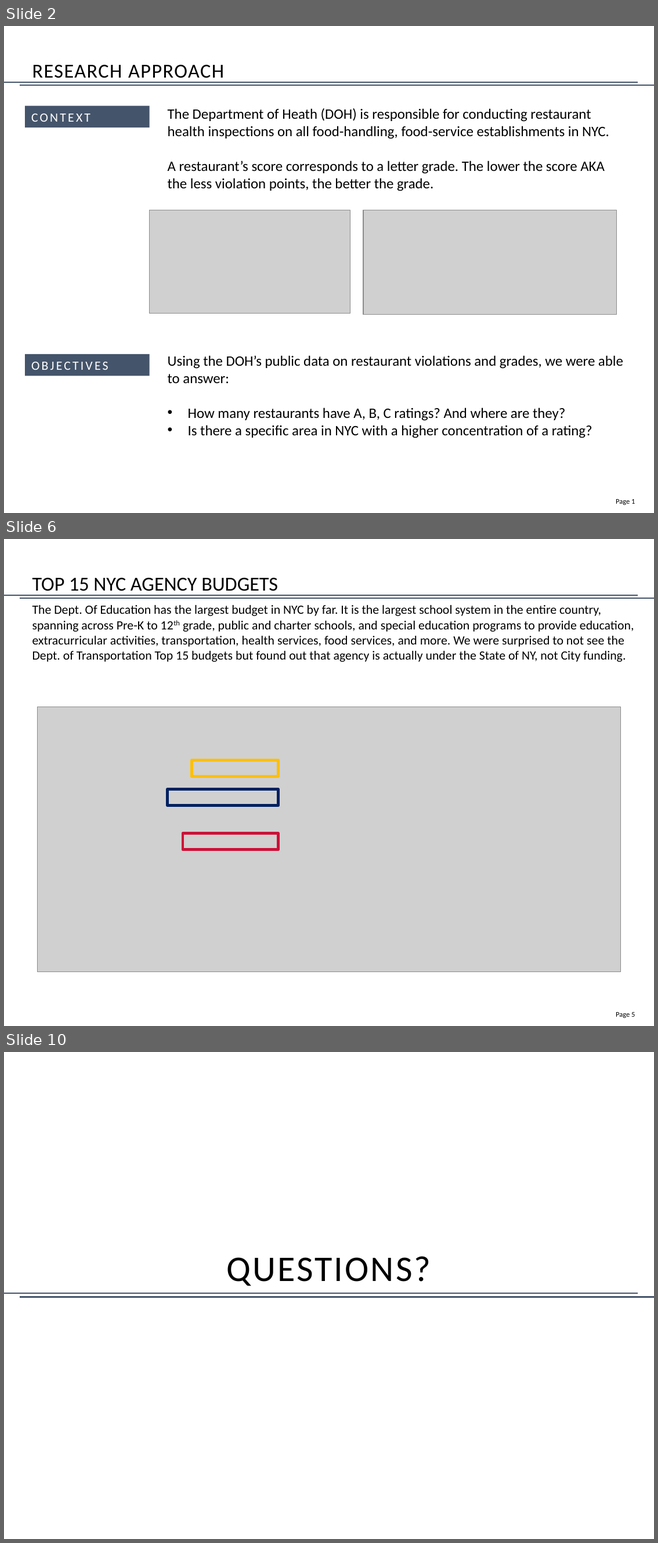
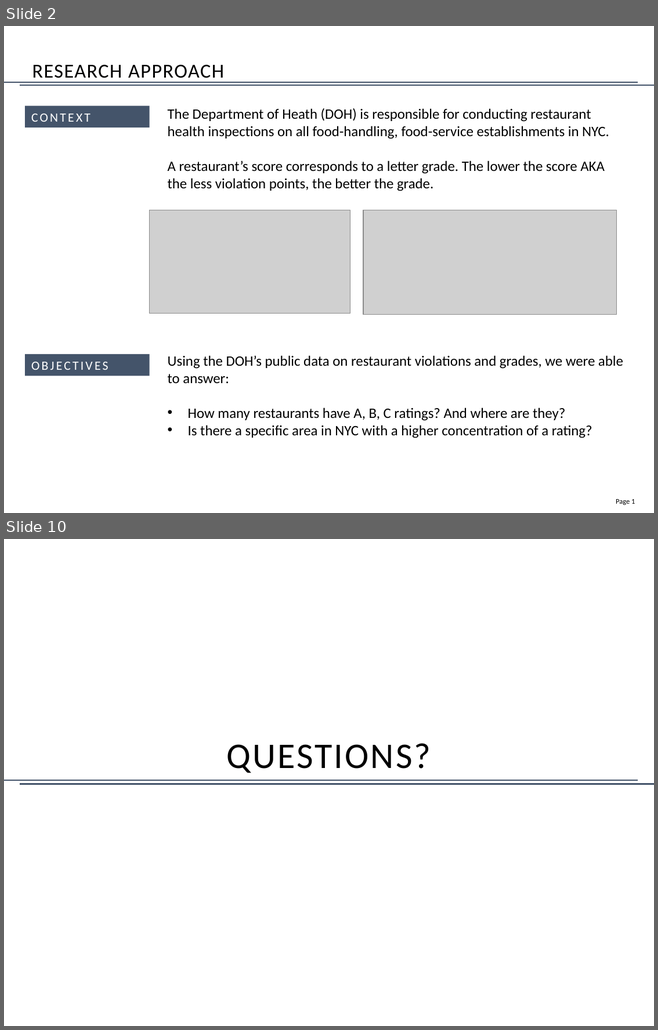
Before and after one commit to jennysueee/DOH_Project, a slide deck: DOH Presentation DRAFT.pptx. Shown one above the other, each under a label of ours: slides 2, 6 and 10 before the commit, slides 2 and 10 after it; the slides between them are not shown. The pictures are 658x1543 and 658x1030 pixels, drawn with LibreOffice and Linux fonts; fonts in the diff are those of the drawing; grey boxes stand for pictures. Boxes give left, top, right and bottom in pixels: in the first picture for what was removed or moved away, otherwise in the second. Text is boxed around its words. In the diff, an @@ line names an element or a change of style, - is before the commit and + after.

```diff
--- a/DOH Presentation DRAFT.pptx
+++ b/DOH Presentation DRAFT.pptx
@@ slide 6 removed at [4,539,654,1026], background #FFFFFF; not listed: 3 template elements that a slide beside it also shows @@
@@ title removed at [32,577,278,596] @@
-TOP 15 NYC AGENCY BUDGETS
@@ text removed at [32,605,634,662] @@
-The Dept. Of Education has the largest budget in NYC by far. It is the largest school system in the entire country, spanning across Pre-K to 12th grade, public and charter schools, and special education programs to provide education, extracurricular activities, transportation, health services, food services, and more. We were surprised to not see the Dept. of Transportation Top 15 budgets but found out that agency is actually under the State of NY, not City funding.
@@ picture removed at [38,707,621,972] @@
@@ rectangle removed at [192,760,278,776] @@
@@ rectangle removed at [168,789,279,805] @@
@@ rectangle removed at [183,833,278,849] @@
```
Also in this commit, not shown: 2 slides changed, 5 slides added, 4 other slides removed.
